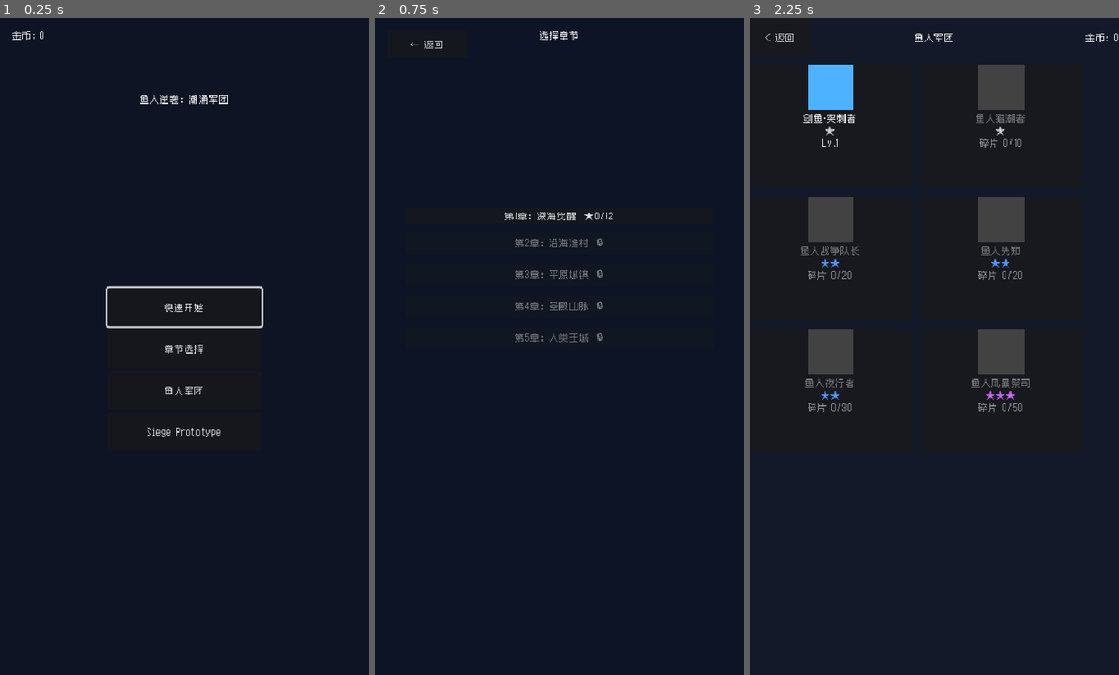
Above: before the commit, frames 1-3 (left to right).
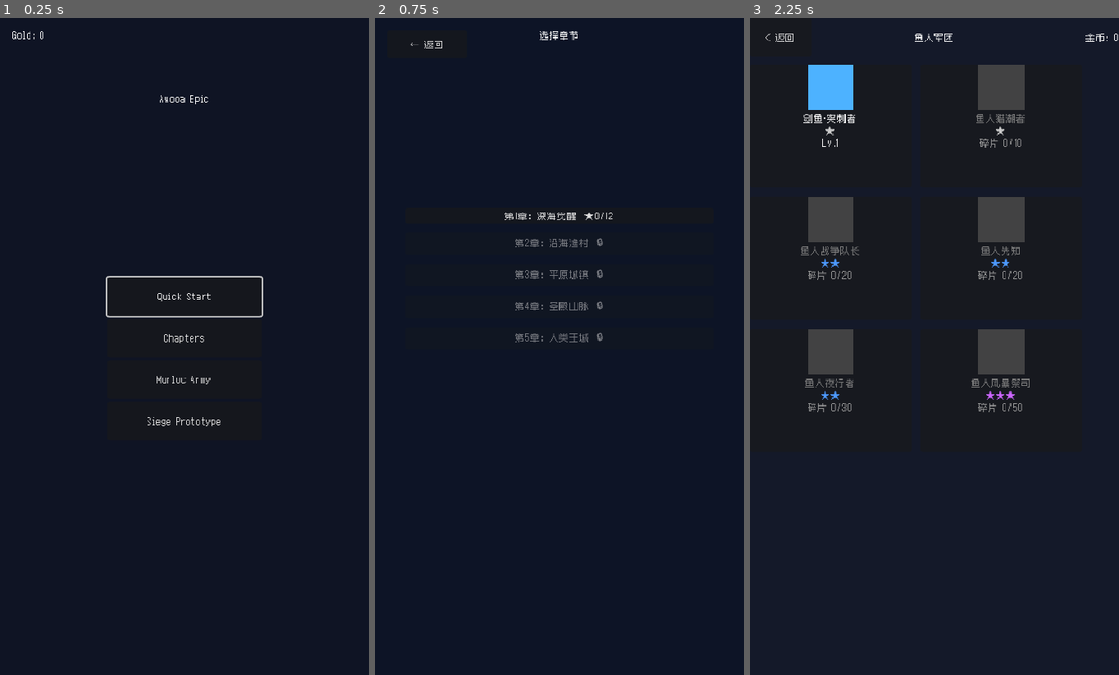
Above: after the commit, the same moments.

Repository: rare1fy/awooa-epic
Game: Godot game, scene res://scenes/main_menu/main_menu.tscn
Two runs of this game, one before a commit and one after it. Both use one fixed random seed, a clock stepped at 60 frames per second and the inputs below.
Inputs:
- Up to frame 1 (0.25 s): no input
- Up to frame 2 (0.75 s): click "章节选择" (after the commit: "Chapters") at 0.5 s
- Up to frame 3 (2.25 s): click "← 返回" at 1.25 s; click "鱼人军团" (after the commit: "Murloc Army") at 2 s

The runs differ from the first frame. In frame 1, 1.4% of the frame differs, in the area x 3-72%, y 2-64%; in frame 2, nothing differs; in frame 3, nothing differs.

Commit message:
Fix web main menu encoding

Diff:
--- a/scenes/main_menu/main_menu.gd
+++ b/scenes/main_menu/main_menu.gd
@@ -1,6 +1,4 @@
 extends Control
-## 主菜单场景控制脚本
-## 提供：快速开始、章节选择、角色管理入口
 
 @onready var start_button: Button = %StartButton
 @onready var chapter_button: Button = %ChapterButton
@@ -20,7 +18,7 @@
 
 func _update_currency_display() -> void:
 	var gold: int = SaveManager.get_currency("gold")
-	gold_label.text = "金币: %d" % gold
+	gold_label.text = "Gold: %d" % gold
 
 
 func _on_start_pressed() -> void:
--- a/scenes/main_menu/main_menu.tscn
+++ b/scenes/main_menu/main_menu.tscn
@@ -28,7 +28,7 @@
 offset_top = 80.0
 offset_right = 120.0
 offset_bottom = 130.0
-text = "鱼人逆袭：潮涌军团"
+text = "Awooa Epic"
 horizontal_alignment = 1
 vertical_alignment = 1
 
@@ -39,7 +39,7 @@
 offset_top = 16.0
 offset_right = 200.0
 offset_bottom = 36.0
-text = "金币: 0"
+text = "Gold: 0"
 
 [node name="ButtonContainer" type="VBoxContainer" parent="."]
 layout_mode = 1
@@ -49,24 +49,24 @@
 anchor_right = 0.5
 anchor_bottom = 0.5
 offset_left = -100.0
-offset_top = -60.0
+offset_top = -90.0
 offset_right = 100.0
-offset_bottom = 120.0
+offset_bottom = 150.0
 
 [node name="StartButton" type="Button" parent="ButtonContainer"]
 unique_name_in_owner = true
 layout_mode = 2
 custom_minimum_size = Vector2(200, 50)
-text = "快速开始"
+text = "Quick Start"
 
 [node name="ChapterButton" type="Button" parent="ButtonContainer"]
 unique_name_in_owner = true
 layout_mode = 2
 custom_minimum_size = Vector2(200, 50)
-text = "章节选择"
+text = "Chapters"
 
 [node name="CharacterButton" type="Button" parent="ButtonContainer"]
 unique_name_in_owner = true
 layout_mode = 2
 custom_minimum_size = Vector2(200, 50)
-text = "鱼人军团"
+text = "Murloc Army"
